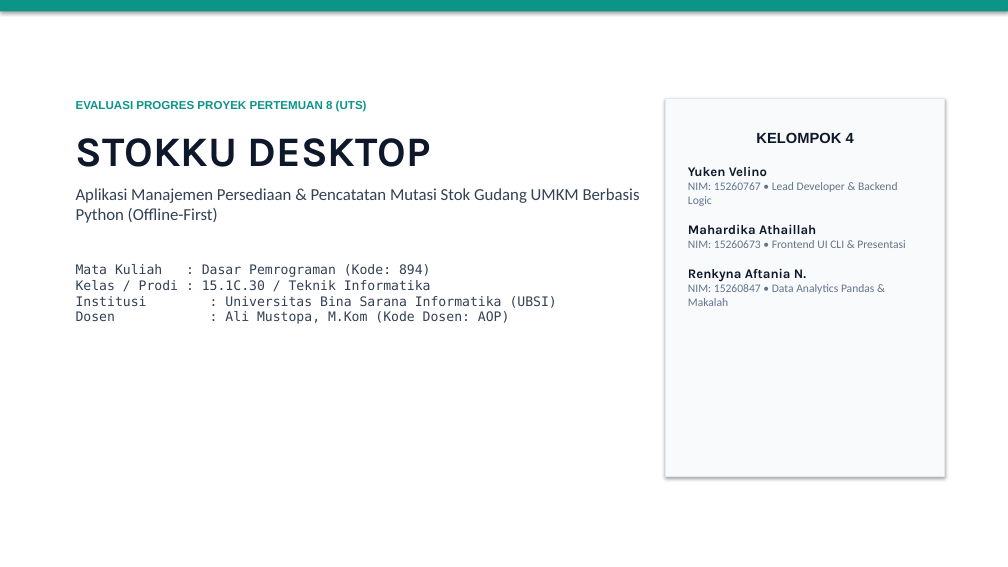
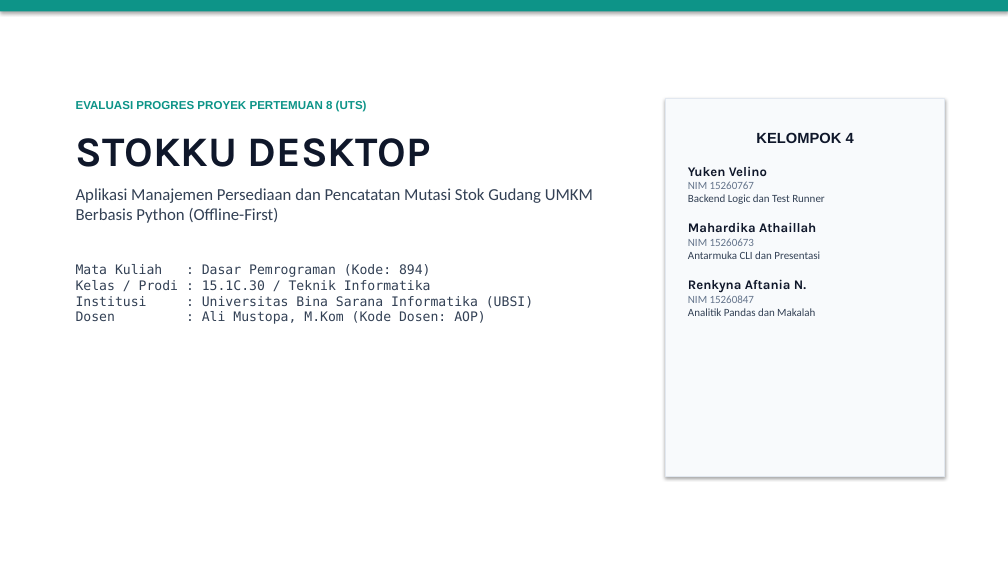
Before and after one commit to Curzyori/Stokku-Desktop, a slide deck: slide 2 of docs/presentasi/STOKKU_DESKTOP_PROGRES_P7.pptx (slide 1 before the commit). Drawn at 1008x567 pixels with LibreOffice and Linux fonts; fonts in the diff are those of the drawing. Boxes give left, top, right and bottom in pixels: in the first picture for what was removed or moved away, otherwise in the second. Text is boxed around its words. In the diff, an @@ line names an element or a change of style, - is before the commit and + after.

Commit message:
feat: susun ulang deck presentasi 10 slide dengan slide kosong, slide judul, dan dokumentasi kegiatan

```diff
--- a/docs/presentasi/STOKKU_DESKTOP_PROGRES_P7.pptx
+++ b/docs/presentasi/STOKKU_DESKTOP_PROGRES_P7.pptx
@@ text at box(76, 188, 593, 223): text changed @@
-Aplikasi Manajemen Persediaan & Pencatatan Mutasi Stok Gudang UMKM Berbasis Python (Offline-First)
+Aplikasi Manajemen Persediaan dan Pencatatan Mutasi Stok Gudang UMKM Berbasis Python (Offline-First)
@@ text in rectangle at box(688, 181, 824, 204): text changed; size 11 to 10.5 pt; text colour #64748B to #334155 @@
-NIM: 15260767 • Lead Developer & Backend Logic
+NIM 15260767
+Backend Logic dan Test Runner
@@ text in rectangle at box(688, 238, 820, 259): text changed; size 11 to 10.5 pt; text colour #64748B to #334155 @@
-NIM: 15260673 • Frontend UI CLI & Presentasi
+NIM 15260673
+Antarmuka CLI dan Presentasi
@@ text in rectangle at box(688, 295, 815, 316): text changed; size 11 to 10.5 pt; text colour #64748B to #334155 @@
-NIM: 15260847 • Data Analytics Pandas & Makalah
+NIM 15260847
+Analitik Pandas dan Makalah
```
Also in this commit, not shown: 7 other slides changed, 2 slides added, 7 other files.
